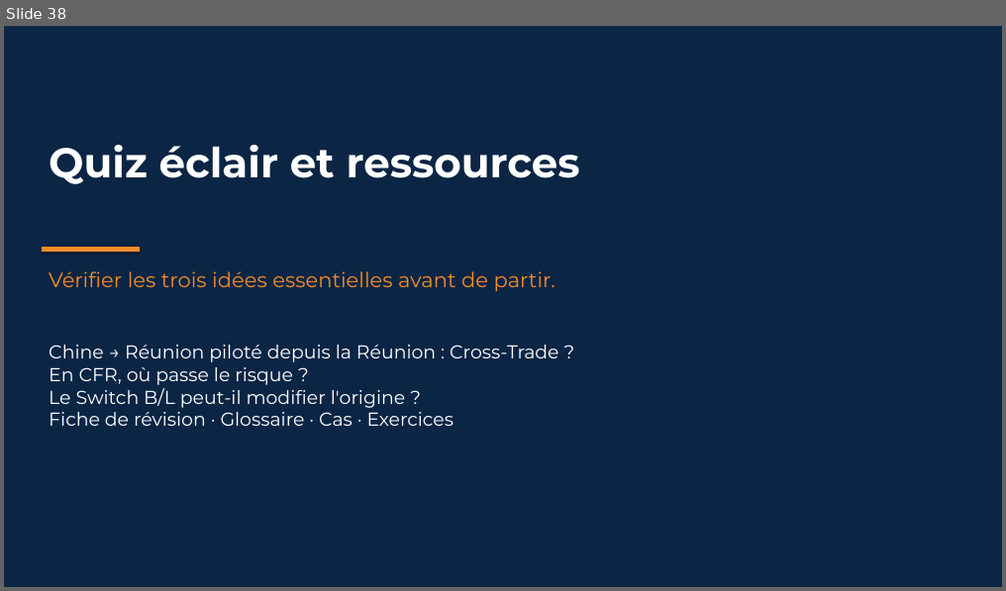
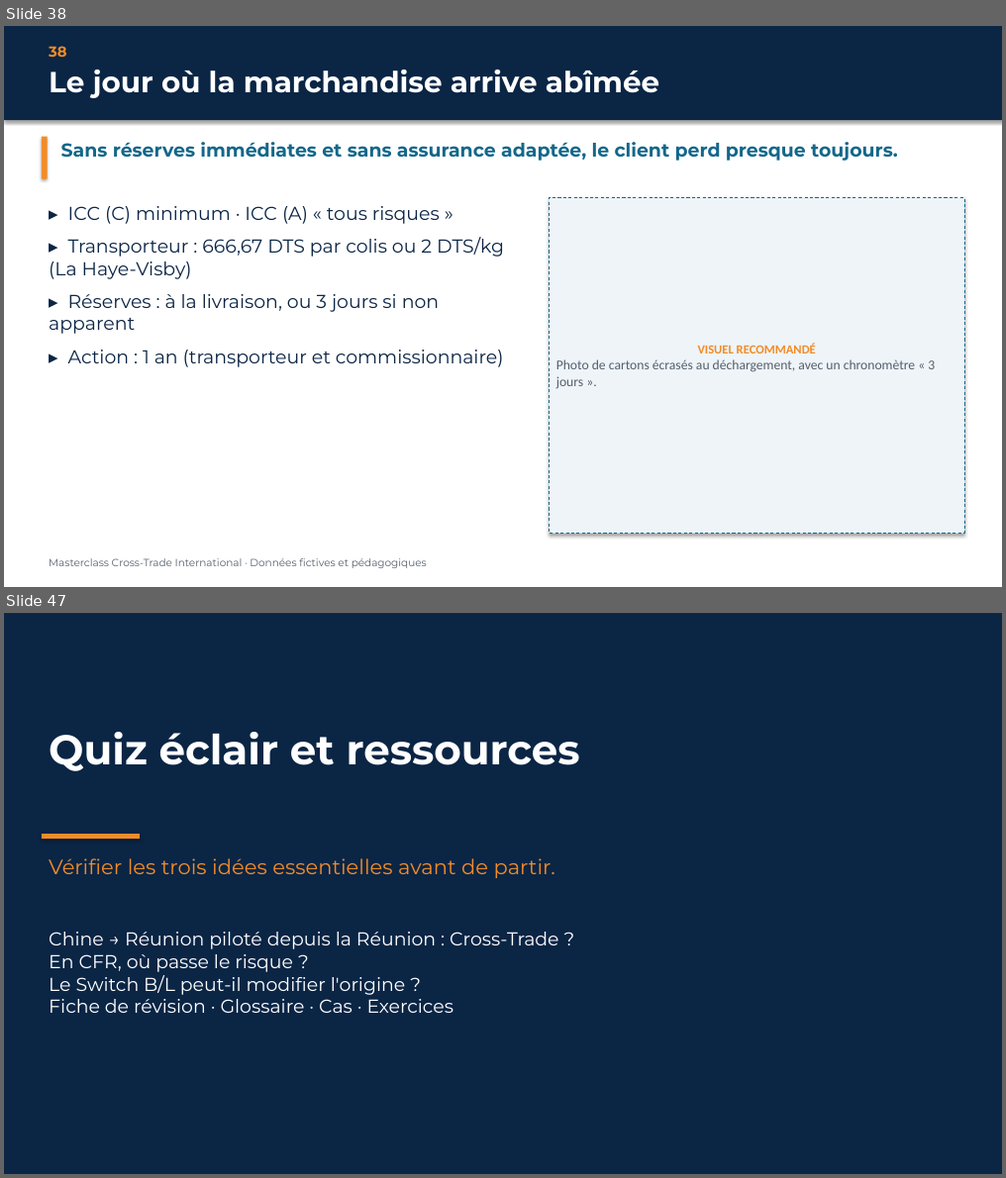
Before and after one commit to houzaifahr974-cyber/houzaifahr974-cyber, a slide deck: masterclass-cross-trade/Masterclass-Cross-Trade.pptx. Shown one above the other, each under a label of ours: slide 38 before the commit, slides 38 and 47 after it; the slides between them are not shown. The pictures are 1006x591 and 1006x1178 pixels, drawn with LibreOffice and Linux fonts; fonts in the diff are those of the drawing. Boxes give left, top, right and bottom in pixels: in the first picture for what was removed or moved away, otherwise in the second. Text is boxed around its words. In the diff, an @@ line names an element or a change of style, - is before the commit and + after.

```diff
--- a/masterclass-cross-trade/Masterclass-Cross-Trade.pptx
+++ b/masterclass-cross-trade/Masterclass-Cross-Trade.pptx
@@ slide 38 added at (4,26,1002,587), background #FFFFFF @@
@@ rectangle added at (4,26,1002,120), fill #0B2545 @@
@@ text added at (49,46,66,57), 14 pt, text #F28C28, bold @@
+38
@@ text added at (49,70,659,98), 28 pt, text #FFFFFF, bold @@
+Le jour où la marchandise arrive abîmée
@@ rectangle added at (42,137,48,179), fill #F28C28 @@
@@ text added at (61,142,898,161), 18 pt, text #13678A, bold @@
+Sans réserves immédiates et sans assurance adaptée, le client perd presque toujours.
@@ rectangle added at (549,198,964,534), fill #EEF4F8, outline #13678A 0.75 pt dashed, 13 pt, text #55606E @@
+VISUEL RECOMMANDÉ
+Photo de cartons écrasés au déchargement, avec un chronomètre « 3 jours ».
@@ text added at (49,206,504,368), 18 pt, text #0B2545 @@
+▸ ICC (C) minimum · ICC (A) « tous risques »
+▸ Transporteur : 666,67 DTS par colis ou 2 DTS/kg (La Haye-Visby)
+▸ Réserves : à la livraison, ou 3 jours si non apparent
+▸ Action : 1 an (transporteur et commissionnaire)
@@ text added at (49,559,427,569), 10 pt, text #55606E @@
+Masterclass Cross-Trade International · Données fictives et pédagogiques
@@ what was slide 38 is now slide 47 @@
```
Also in this commit, not shown: 1 slide changed, 8 other slides added, 14 other files.
